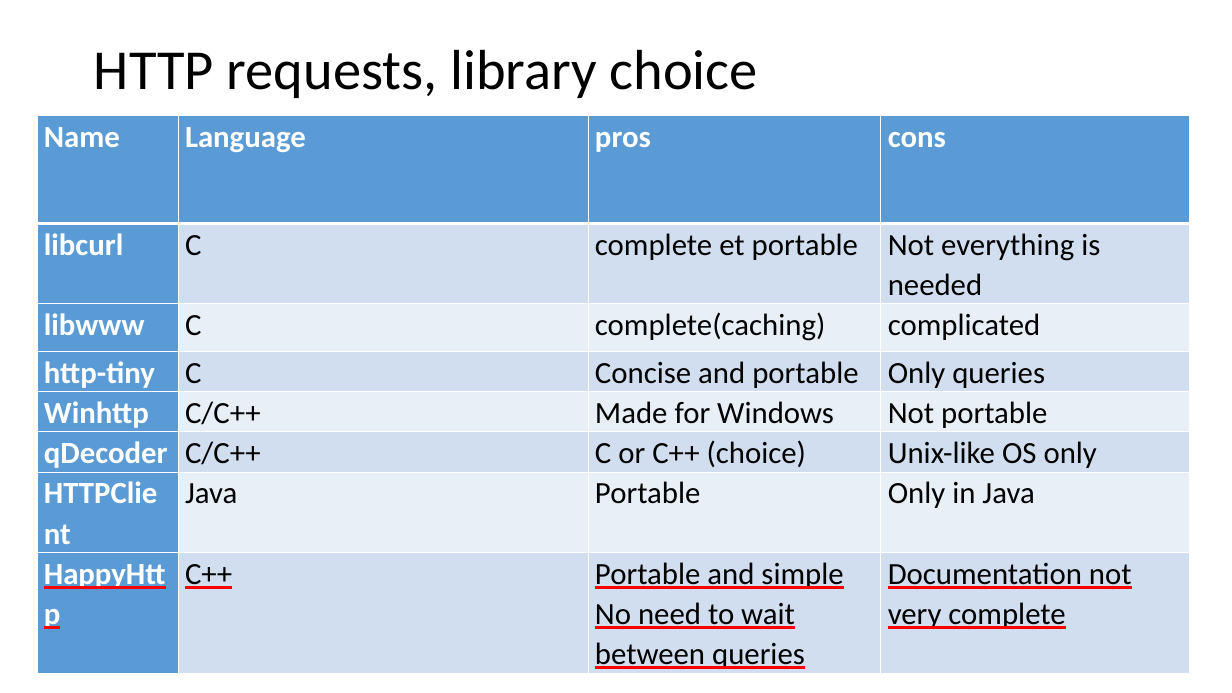
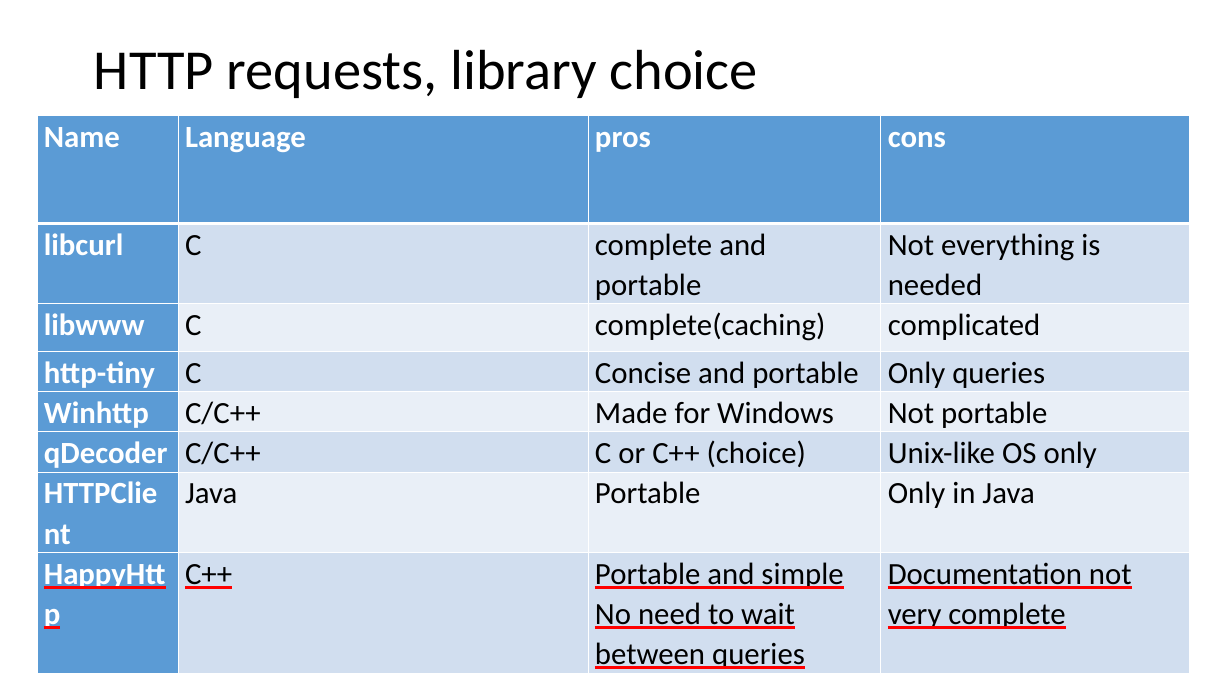
Before and after one commit to mmeven/EP_Domotique_Tablette, a slide deck: slide 2 of Rendu/Diapo_prototype_janvier.pptx. Drawn at 1232x693 pixels with LibreOffice and Linux fonts; fonts in the diff are those of the drawing. Boxes give left, top, right and bottom in pixels: in the first picture for what was removed or moved away, otherwise in the second. Text is boxed around its words. In the diff, an @@ line names an element or a change of style, - is before the commit and + after.

Commit message:
Modification diapo rendu, partie Kira

```diff
--- a/Rendu/Diapo_prototype_janvier.pptx
+++ b/Rendu/Diapo_prototype_janvier.pptx
@@ table at bbox=[37, 116, 1190, 673] @@
-row 2, column 3: complete et portable
+row 2, column 3: complete and portable
```
